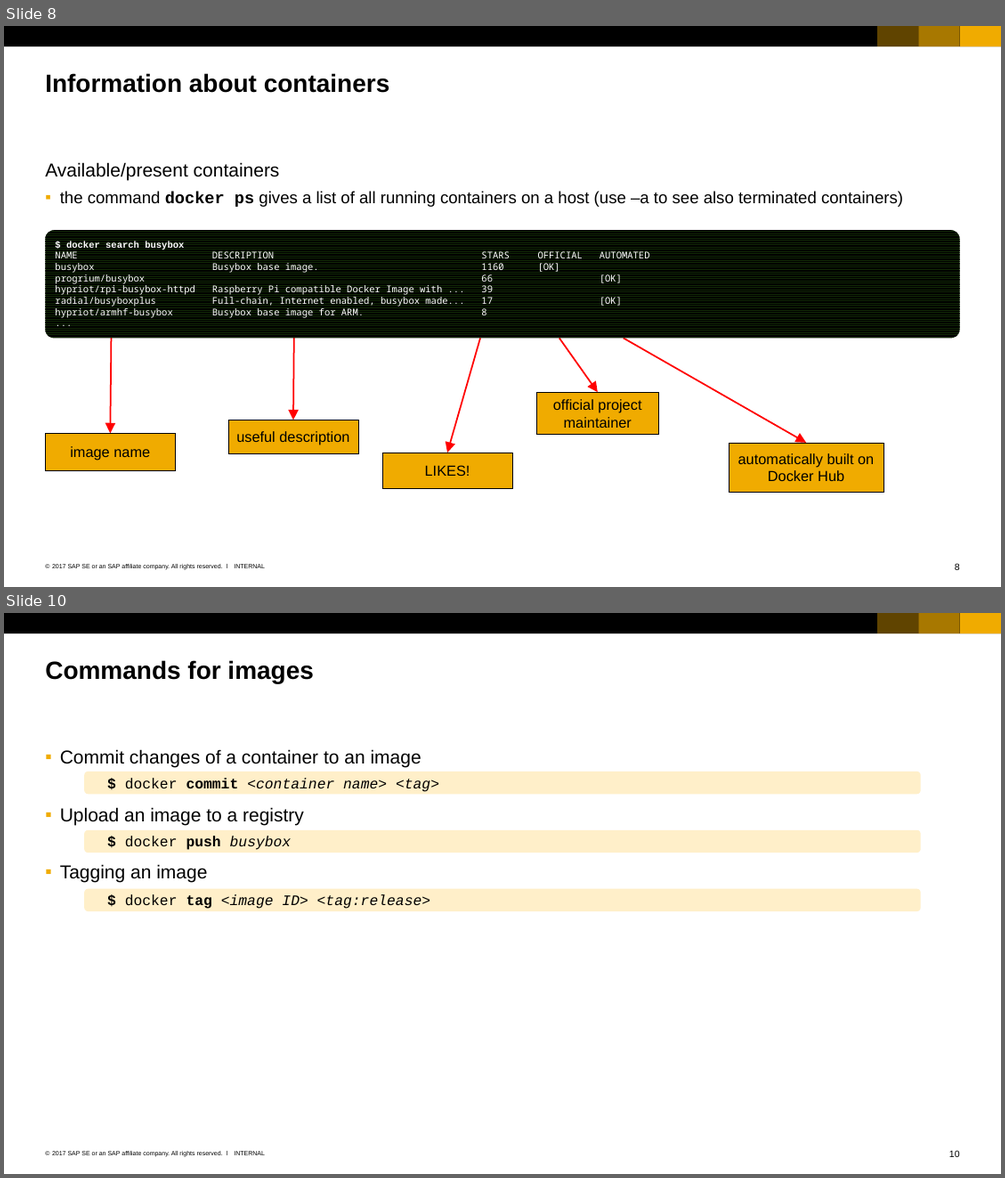
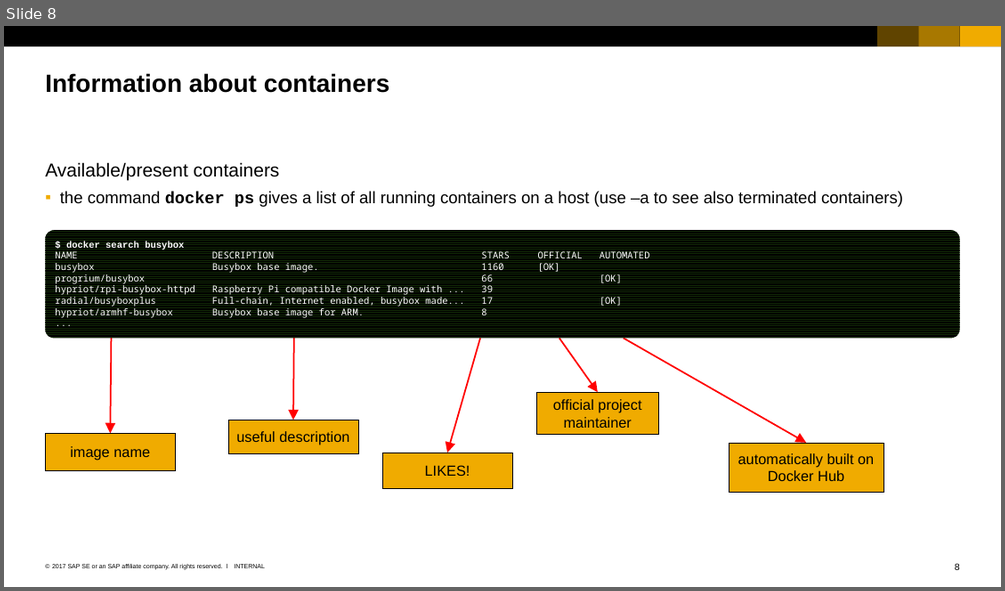
Before and after one commit to cuijiyao01/docker-k8s-training, a slide deck: docker/04_Images.pptx. Shown one above the other, each under a label of ours: slides 8 and 10 before the commit, slide 8 after it; the slides between them are not shown. The pictures are 1005x1178 and 1005x591 pixels, drawn with LibreOffice and Linux fonts; fonts in the diff are those of the drawing. Boxes give left, top, right and bottom in pixels: in the first picture for what was removed or moved away, otherwise in the second. Text is boxed around its words. In the diff, an @@ line names an element or a change of style, - is before the commit and + after.

Commit message:
Removed command slides from images ppt. Changed exercise 0.

```diff
--- a/docker/04_Images.pptx
+++ b/docker/04_Images.pptx
@@ slide 10 removed at box(4, 613, 1001, 1174), background #FFFFFF; not listed: 7 template elements that a slide beside it also shows @@
@@ title removed at box(45, 660, 313, 683) @@
-Commands for images
@@ text removed at box(60, 749, 421, 883) @@
-  ▪ Commit changes of a container to an image
-  ▪ Upload an image to a registry
-  ▪ Tagging an image
@@ rounded rectangle removed at box(84, 771, 920, 794) @@
-    $ docker commit <container name> <tag>
@@ rounded rectangle removed at box(84, 829, 920, 852) @@
-    $ docker push busybox
@@ rounded rectangle removed at box(84, 889, 920, 911) @@
-    $ docker tag <image ID> <tag:release>
```
Also in this commit, not shown: 1 other slide removed, 2 other files.
